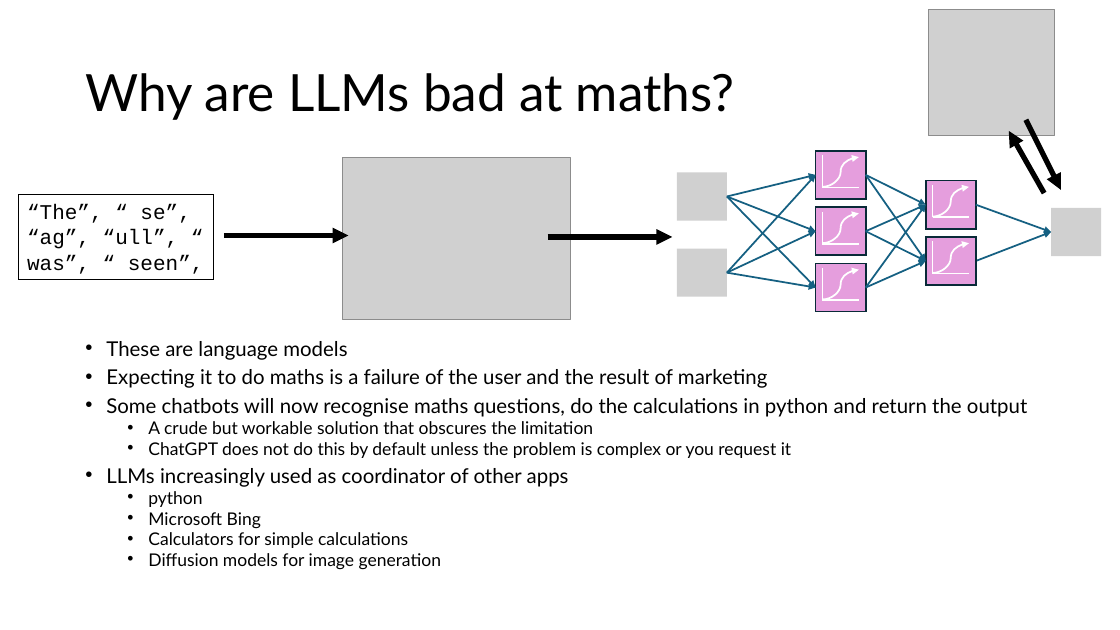
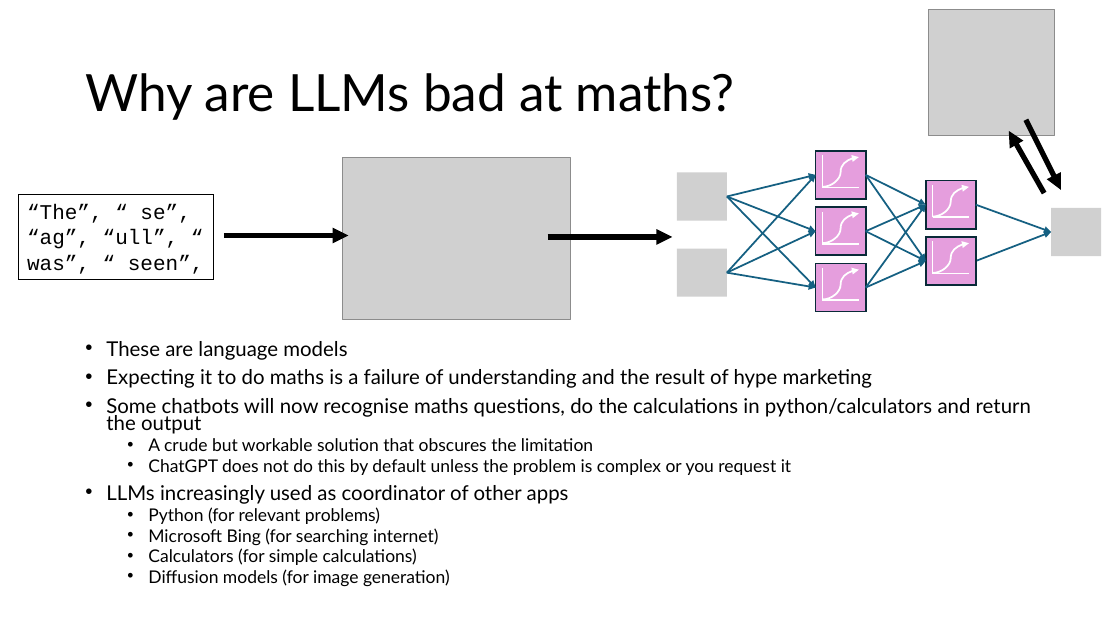
Before and after one commit to DeonRoos/stats-for-biologists, a slide deck: slide 25 of Lectures/BI3010 Lecture XX Large Language Models.pptx. Drawn at 1120x630 pixels with LibreOffice and Linux fonts; fonts in the diff are those of the drawing; grey boxes stand for pictures. Boxes give left, top, right and bottom in pixels: in the first picture for what was removed or moved away, otherwise in the second. Text is boxed around its words. In the diff, an @@ line names an element or a change of style, - is before the commit and + after.

Commit message:
minor tweaks

```diff
--- a/Lectures/BI3010 Lecture XX Large Language Models.pptx
+++ b/Lectures/BI3010 Lecture XX Large Language Models.pptx
@@ text at [106,369,1031,434]: text changed @@
-• Expecting it to do maths is a failure of the user and the result of marketing
-• Some chatbots will now recognise maths questions, do the calculations in python and return the output
+• Expecting it to do maths is a failure of understanding and the result of hype marketing
+• Some chatbots will now recognise maths questions, do the calculations in python/calculators and return the output
@@ text at [148,507,450,587]: text changed @@
-  • python
-  • Microsoft Bing
-  • Calculators for simple calculations
-  • Diffusion models for image generation
+  • Python (for relevant problems)
+  • Microsoft Bing (for searching internet)
+  • Calculators (for simple calculations)
+  • Diffusion models (for image generation)
```
Also in this commit, not shown: 3 other slides changed.
